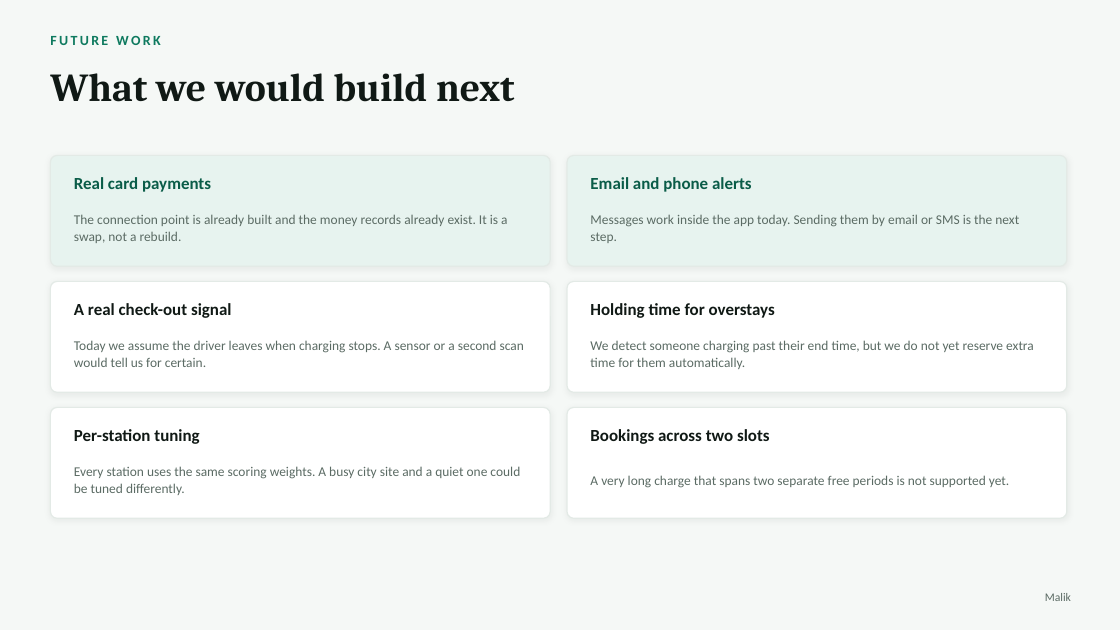
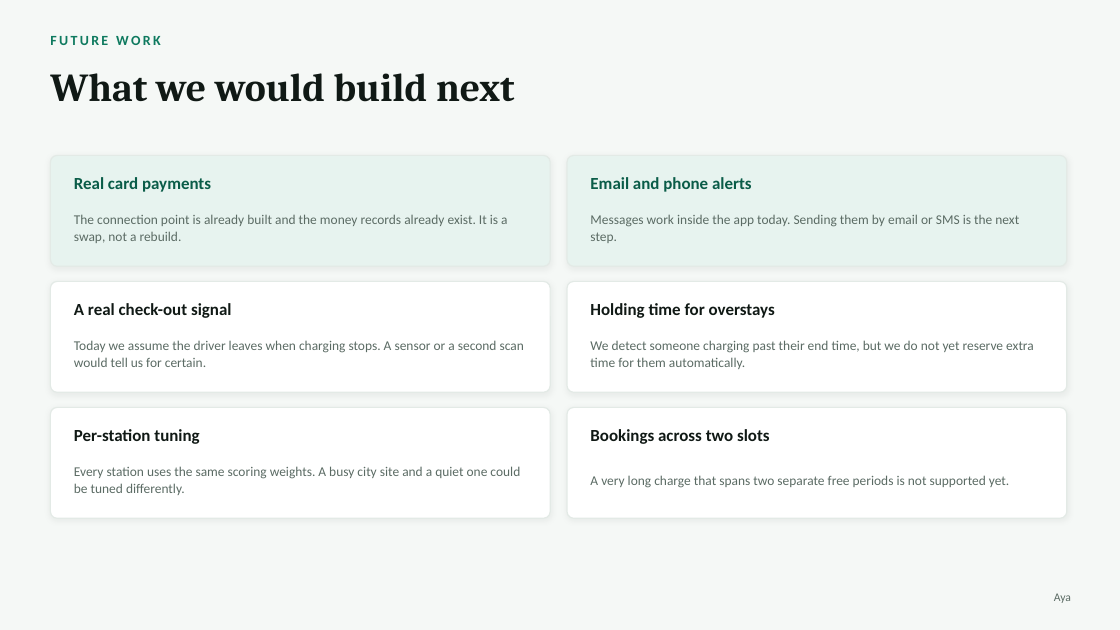
Before and after one commit to AyaSulyman/EVCharging-System, a slide deck: slide 25 of docs/presentation/ChargeHub-Presentation.pptx. Drawn at 1120x630 pixels with LibreOffice and Linux fonts; fonts in the diff are those of the drawing. Boxes give left, top, right and bottom in pixels: in the first picture for what was removed or moved away, otherwise in the second. Text is boxed around its words. In the diff, an @@ line names an element or a change of style, - is before the commit and + after.

```diff
--- a/docs/presentation/ChargeHub-Presentation.pptx
+++ b/docs/presentation/ChargeHub-Presentation.pptx
@@ text at <box>1054,593,1071,603</box>: text changed @@
-Malik
+Aya
```
Also in this commit, not shown: 3 other slides changed.
